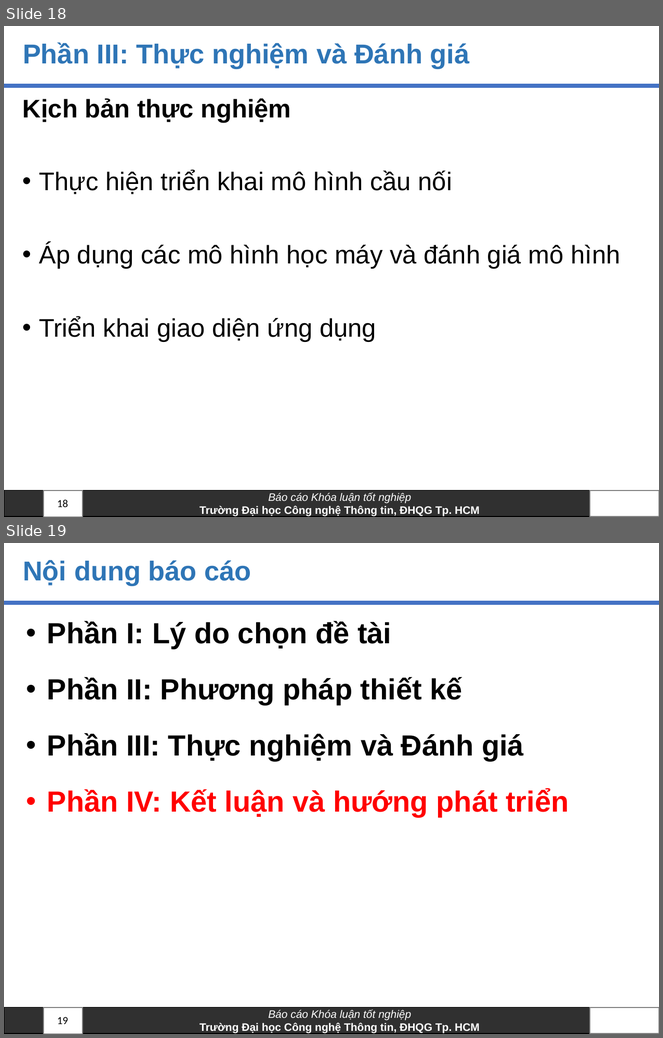
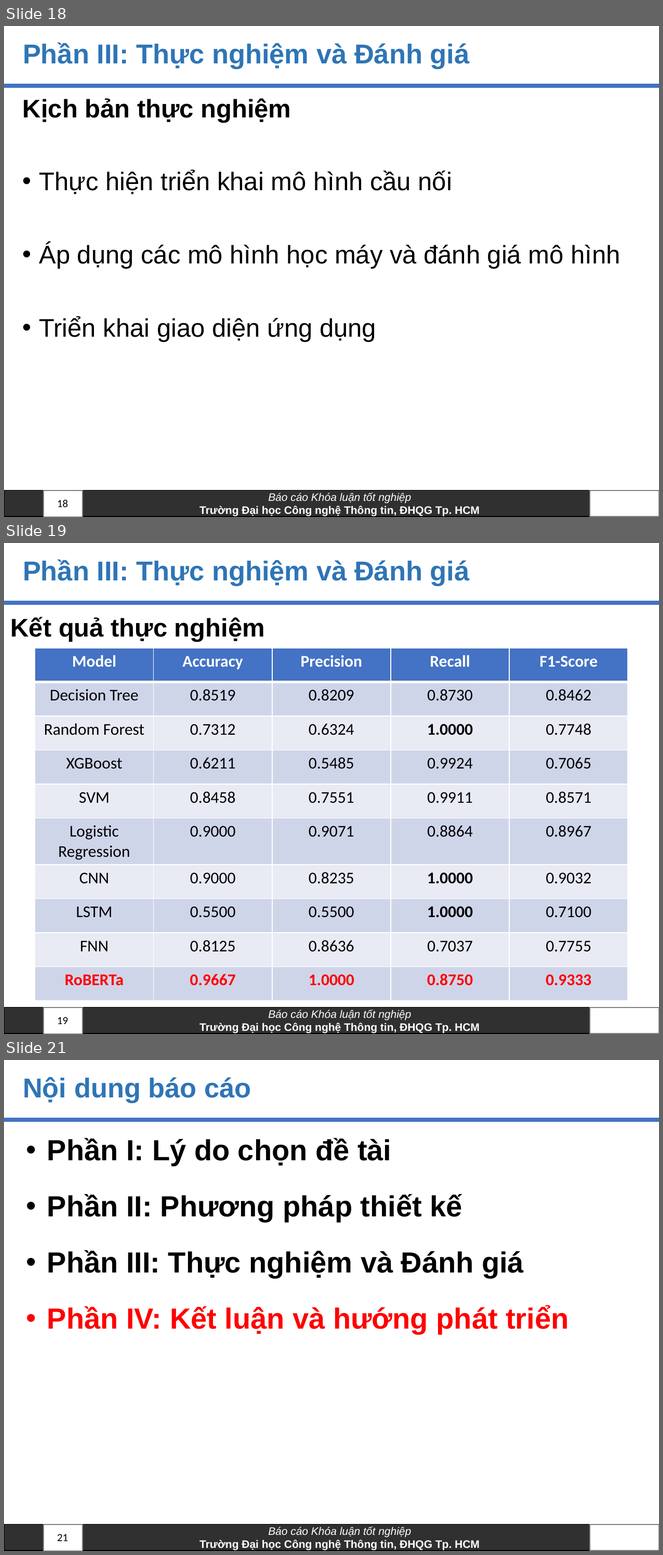
Before and after one commit to anhkiet1227/NT505_Thesis, a slide deck: Slide_20520605_VoAnhKiet.pptx. Shown one above the other, each under a label of ours: slides 18 and 19 before the commit, slides 18, 19 and 21 after it; the slides between them are not shown. The pictures are 663x1038 and 663x1555 pixels, drawn with LibreOffice and Linux fonts; fonts in the diff are those of the drawing; background and template pictures are left out. Boxes give left, top, right and bottom in pixels: in the first picture for what was removed or moved away, otherwise in the second. Text is boxed around its words. In the diff, an @@ line names an element or a change of style, - is before the commit and + after.

Commit message:
slide

```diff
--- a/Slide_20520605_VoAnhKiet.pptx
+++ b/Slide_20520605_VoAnhKiet.pptx
@@ slide 19 added at [4,543,659,1034], background #FFFFFF; not listed: 4 template elements that a slide beside it also shows @@
@@ title added at [23,559,470,586], 30 pt, text #2E75B6, bold @@
+Phần III: Thực nghiệm và Đánh giá
@@ text added at [11,617,265,642], 28 pt, text #000000, bold @@
+Kết quả thực nghiệm
@@ table added at [35,648,628,1000], 10 rows, 5 columns @@
+Model | Accuracy | Precision | Recall | F1-Score
+Decision Tree | 0.8519 | 0.8209 | 0.8730 | 0.8462
+Random Forest | 0.7312 | 0.6324 | 1.0000 | 0.7748
+XGBoost | 0.6211 | 0.5485 | 0.9924 | 0.7065
+SVM | 0.8458 | 0.7551 | 0.9911 | 0.8571
+Logistic Regression | 0.9000 | 0.9071 | 0.8864 | 0.8967
+CNN | 0.9000 | 0.8235 | 1.0000 | 0.9032
+LSTM | 0.5500 | 0.5500 | 1.0000 | 0.7100
+FNN | 0.8125 | 0.8636 | 0.7037 | 0.7755
+RoBERTa | 0.9667 | 1.0000 | 0.8750 | 0.9333
@@ page number added at [57,1017,68,1025], 12 pt, text #000000 @@
+19
@@ what was slide 19 is now slide 21 @@
@@ page number at [57,1534,68,1542]: text changed @@
-19
+21
```
Also in this commit, not shown: 4 slides changed, 1 other slide added.
